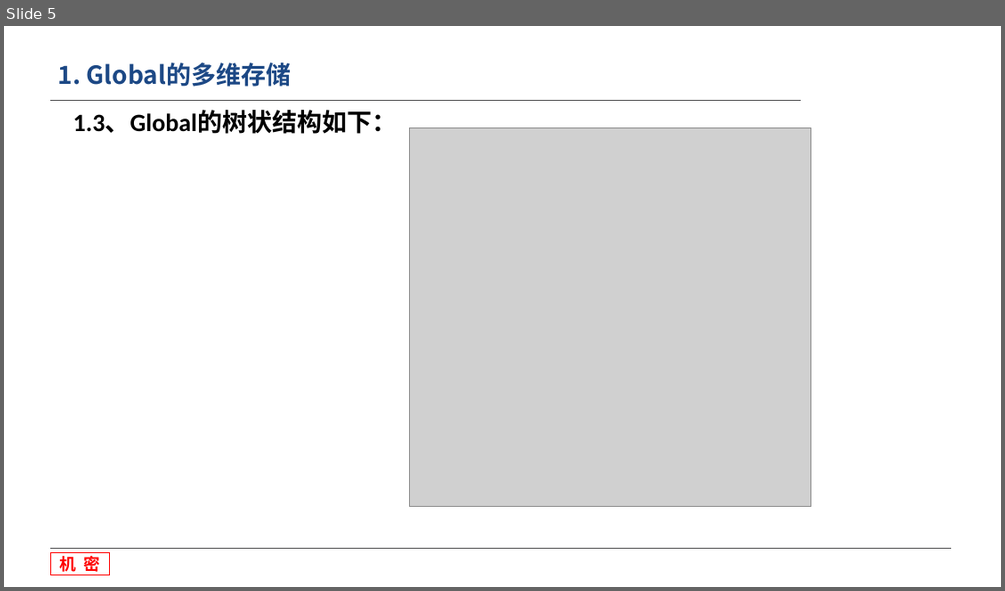
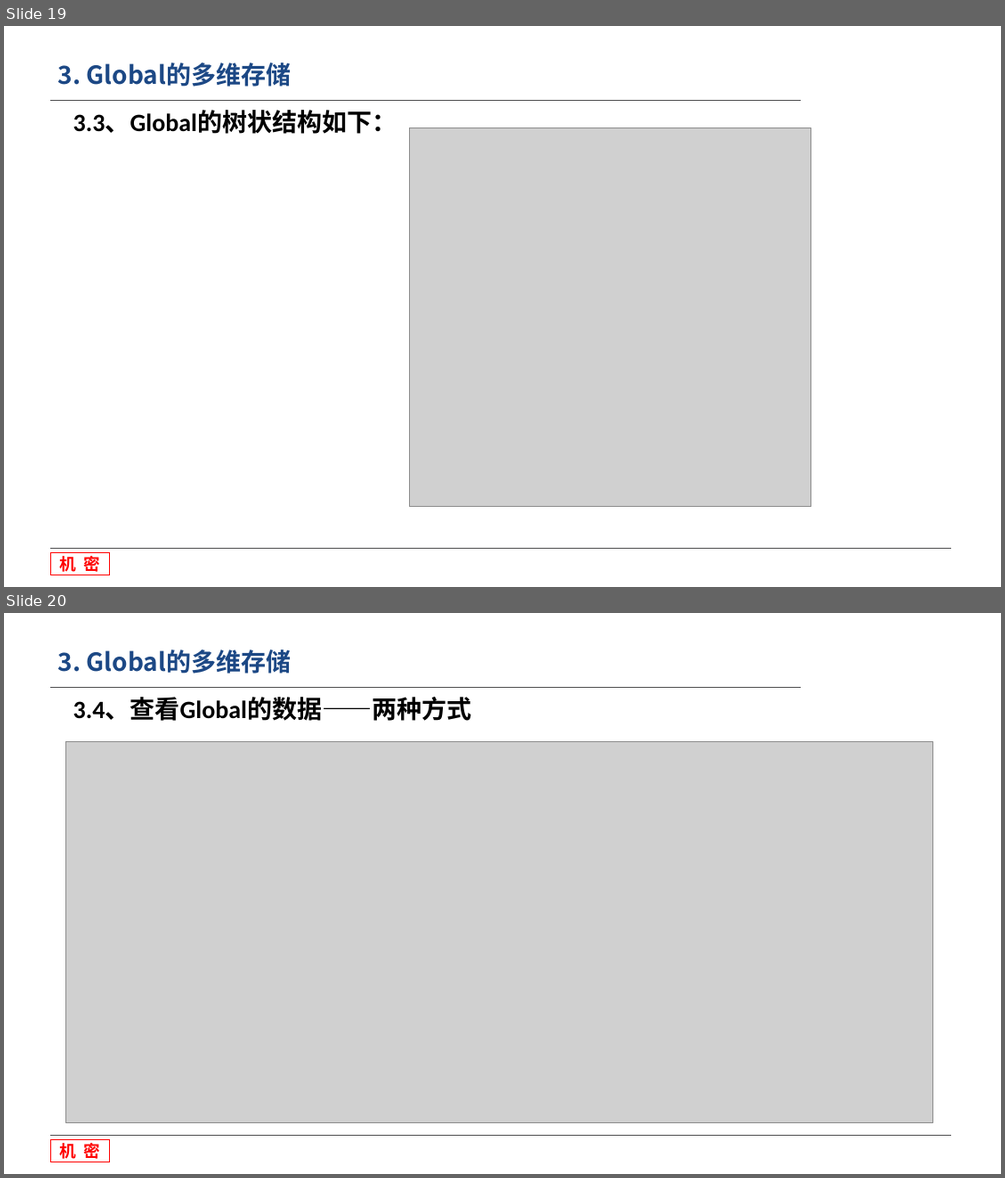
Before and after one commit to wang107014/WorkSpace, a slide deck: 收费-MD/文档/数据库安装和介绍培训.pptx. Shown one above the other, each under a label of ours: slide 5 before the commit, slides 19 and 20 after it. The pictures are 1005x591 and 1005x1178 pixels, drawn with LibreOffice and Linux fonts; fonts in the diff are those of the drawing; grey boxes stand for pictures; background and template pictures are left out. Boxes give left, top, right and bottom in pixels: in the first picture for what was removed or moved away, otherwise in the second. Text is boxed around its words. In the diff, an @@ line names an element or a change of style, - is before the commit and + after.

```diff
--- a/收费-MD/文档/数据库安装和介绍培训.pptx
+++ b/收费-MD/文档/数据库安装和介绍培训.pptx
@@ slide 20 added at (4,613,1001,1174), background #FFFFFF; not listed: 3 template elements that a slide beside it also shows @@
@@ title added at (58,649,291,674), 24 pt, text #1C4885, bold @@
+3. Global的多维存储
@@ text added at (73,698,471,721), 24 pt, text #000000, bold @@
+3.4、查看Global的数据——两种方式
@@ picture added at (66,742,933,1123) @@
@@ what was slide 5 is now slide 19 @@
@@ slide 19 changed as well @@
@@ title at (58,62,291,87): text changed @@
-1. Global的多维存储
+3. Global的多维存储
@@ text at (73,111,396,134): text changed @@
-1.3、Global的树状结构如下：
+3.3、Global的树状结构如下：
```
Also in this commit, not shown: 16 other slides changed, 2 other slides added, 18 other files.
